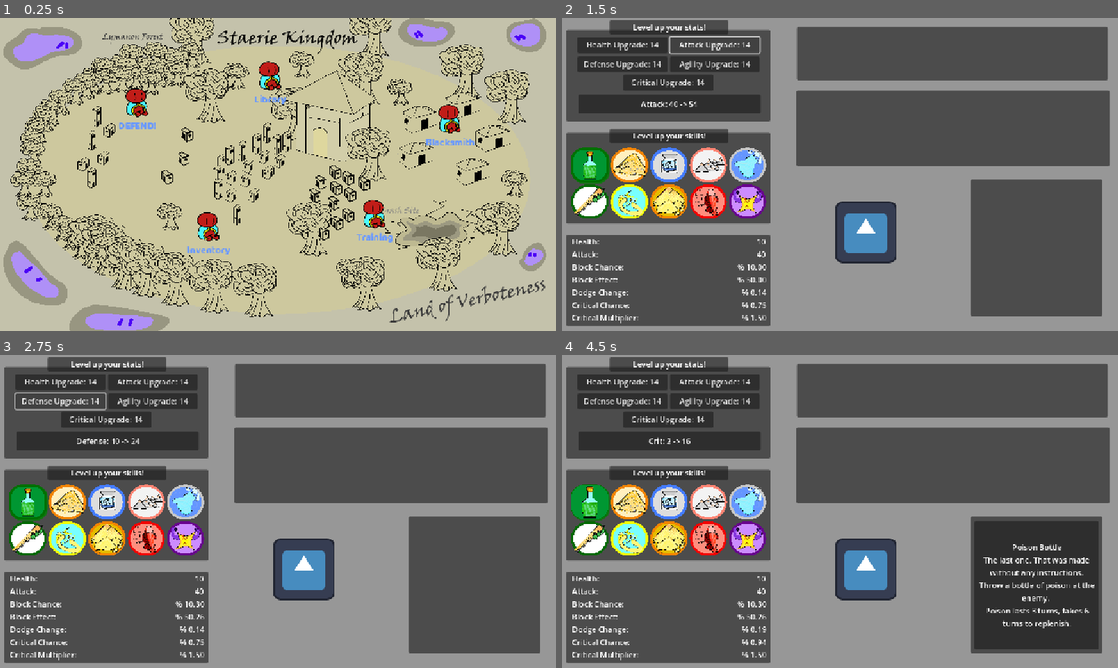
Above: before the commit, frames 1-4 (two rows, left to right).
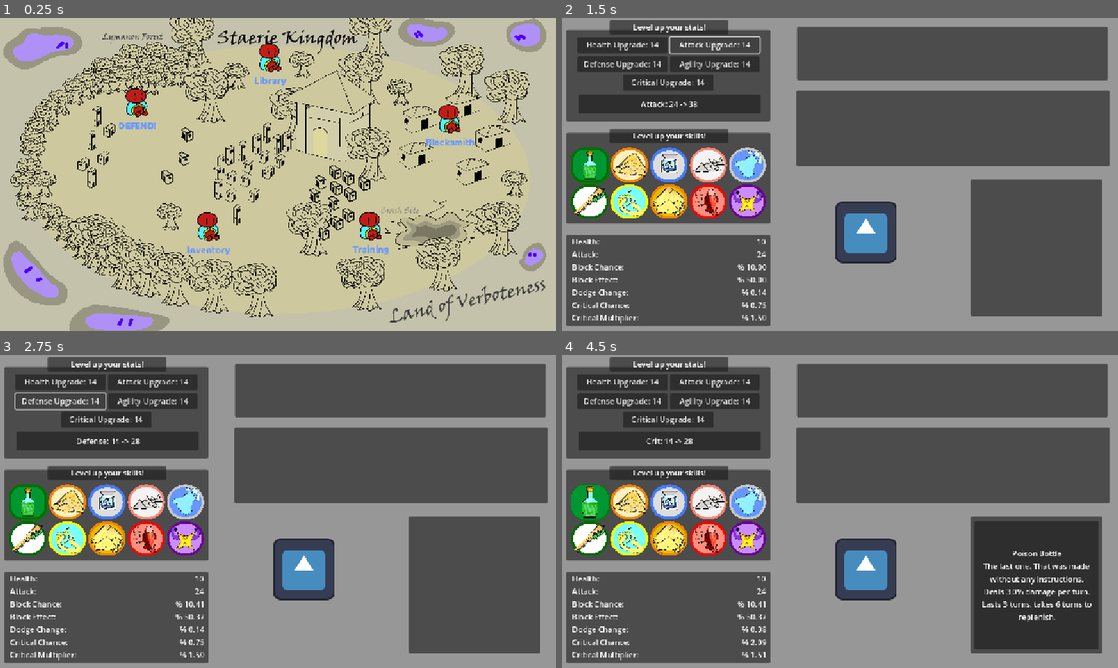
Above: after the commit, the same moments.

Repository: DaqCode/SliceOfThem
Game: Godot game, scene res://scenes/area/maps/map_direction.tscn
The game is run twice, just before and just after one commit, with the same random seed, the same clock (stepped at 60 frames per second) and the same inputs. The project has no main scene, so this scene is started directly. The engine's default icon, where the game draws it, is replaced by a stand-in: a white triangle on a blue panel in a dark square.
Inputs (mouse positions are in pixels of both pictures, inside the frame that each line leads up to):
- Up to frame 1 (0.25 s): no input
- Up to frame 2 (1.5 s): click "Inventory" at 0.5 s; click "Attack Upgrade: 14" at 1.25 s
- Up to frame 3 (2.75 s): click "Defense Upgrade: 14" at 2 s
- Up to frame 4 (4.5 s): click "Agility Upgrade: 14" at 2.75 s; click "Critical Upgrade: 14" at 3.5 s; click (589, 502) at 4.25 s

The runs differ from the first frame. In frame 1, 1.2% of the frame differs, in the area x 45-71%, y 8-76%; in frame 2, less than 0.1%; in frame 3, less than 0.1%; in frame 4, 1.9%, in the area x 15-96%, y 26-97%.

Commit message:
global skills inclued into the game

Diff:
--- /dev/null
+++ b/slice-of-them/global/globalSkills.gd
@@ -0,0 +1,260 @@
+extends Node
+
+signal skill_upgraded(skill_name: String, new_level: int)
+
+# Dictionary holding the current upgrade level (0 to 5) for each skill.
+var skills_upgrades = {
+	"Poison Bottle": 0,
+	"Dizzying Sand": 0,
+	"Bottle of Wind": 0,
+	"Box of spikes": 0,
+	"Glacior Smoke": 0,
+	"Cluster-Sharpener": 0,
+	"Lightning Smite": 0,
+	"Refill": 0,
+	"Fish": 0,
+	"Staerie smash": 0
+}
+
+# -------------------------------
+# Poison Bottle variables
+var poison_bottle_damage_percent = 2.0   # 2% damage per turn
+var poison_bottle_duration = 3             # lasts 3 turns
+var poison_bottle_replenish = 6            # takes 6 turns to replenish
+
+# -------------------------------
+# Dizzying Sand variables
+var dizzying_sand_duration = 1             # lasts 1 turn initially
+var dizzying_sand_damage_bonus = 25        # 25% more damage initially
+var dizzying_sand_replenish = 6            # takes 6 turns to replenish
+
+# -------------------------------
+# Bottle of Wind variables
+var bottle_of_wind_dodge_turns = 2          # dodge for 2 turns
+var bottle_of_wind_replenish = 9            # takes 9 turns to replenish
+var bottle_of_wind_stun_turns = 0           # initially no stun effect
+var bottle_of_wind_damage_multiplier = 1.0  # initially 1x damage multiplier
+
+# -------------------------------
+# Box of spikes variables
+var box_of_spikes_damage_recoil = 20       # enemy receives 20% of its damage
+var box_of_spikes_poison_chance = 0          # no chance to inflict poison initially
+var box_of_spikes_poison_damage = 0.0        # no poison damage initially
+
+# -------------------------------
+# Glacior Smoke variables
+var glacior_smoke_freeze_multiplier = 150    # 150% freeze multiplier
+var glacior_smoke_burn_percent = 10            # 10% burn damage
+
+# -------------------------------
+# Cluster-Sharpener variables
+var cluster_sharpener_duration = 5         # lasts 5 turns
+var cluster_sharpener_explode_chance = 75    # 75% chance to explode
+var cluster_sharpener_damage_multiplier = 1.5  # 1.5x damage multiplier
+var cluster_sharpener_replenish = 17         # takes 17 turns to replenish
+
+# -------------------------------
+# Lightning Smite variables
+var lightning_smite_stun_turns = 2          # stuns for 2 turns initially
+var lightning_smite_replenish = 17          # takes 17 turns to replenish
+var lightning_smite_damage_base = 10000     # base damage is 10,000
+
+# -------------------------------
+# Refill variables
+var refill_heal_range = Vector2(40, 60)       # heals between 40% and 60% of health
+
+# -------------------------------
+# Fish variables
+var fish_heal_percent = 80                   # heals 80% of health
+var fish_enemy_damage_factor = 0.0           # no enemy damage until upgrade 5
+
+# -------------------------------
+# Staerie smash variables
+var staerie_smash_unlocked = false           # locked until upgraded
+# -------------------------------
+
+func upgrade_skill(skill_name: String) -> void:
+    # Make sure the skill exists in our upgrade dictionary.
+    if not skills_upgrades.has(skill_name):
+        return
+    var level = skills_upgrades[skill_name]
+    if level >= 5:
+        print(skill_name, "is already max upgraded!")
+        return
+    level += 1
+    skills_upgrades[skill_name] = level
+    print(skill_name, "upgraded to level ", level)
+
+    match skill_name:
+        "Poison Bottle":
+            match level:
+                1:
+                    # Upgrade 1: 2% -> 3%
+                    poison_bottle_damage_percent = 3.0
+                2:
+                    # Upgrade 2: 3% -> 4% and lasts 4 turns.
+                    poison_bottle_damage_percent = 4.0
+                    poison_bottle_duration = 4
+                3:
+                    # Upgrade 3: 4% -> 4.5%
+                    poison_bottle_damage_percent = 4.5
+                4:
+                    # Upgrade 4: 4.5% -> 5%
+                    poison_bottle_damage_percent = 5.0
+                5:
+                    # Upgrade 5: 5% -> 7.5%, lasts 5 turns, takes 5 turns to replenish.
+                    poison_bottle_damage_percent = 7.5
+                    poison_bottle_duration = 5
+                    poison_bottle_replenish = 5
+
+        "Dizzying Sand":
+            match level:
+                1:
+                    # Upgrade 1: Lasts 1 turn -> 2 turns.
+                    dizzying_sand_duration = 2
+                2:
+                    # Upgrade 2: 25% more damage -> 35% more damage.
+                    dizzying_sand_damage_bonus = 35
+                3:
+                    # Upgrade 3: 35% -> 40%.
+                    dizzying_sand_damage_bonus = 40
+                4:
+                    # Upgrade 4: Lasts 2 turns -> 3 turns.
+                    dizzying_sand_duration = 3
+                5:
+                    # Upgrade 5: Lasts 3 turns -> 4 turns, and 40% -> 50% damage.
+                    dizzying_sand_duration = 4
+                    dizzying_sand_damage_bonus = 50
+
+        "Bottle of Wind":
+            match level:
+                1:
+                    # Upgrade 1: Dodge for 2 turns -> 3 turns.
+                    bottle_of_wind_dodge_turns = 3
+                2:
+                    # Upgrade 2: Replenish from 9 turns -> 8 turns.
+                    bottle_of_wind_replenish = 8
+                3:
+                    # Upgrade 3: Replenish from 8 turns -> 7 turns.
+                    bottle_of_wind_replenish = 7
+                4:
+                    # Upgrade 4: Dodge for 3 turns -> 4 turns.
+                    bottle_of_wind_dodge_turns = 4
+                5:
+                    # Upgrade 5: New buff—stuns enemy for 2 turns and deals 1.5× damage,
+                    # and also dodge increases from 4 turns -> 5 turns; replenish from 7 turns -> 6 turns.
+                    bottle_of_wind_dodge_turns = 5
+                    bottle_of_wind_replenish = 6
+                    bottle_of_wind_stun_turns = 2  # New effect (you can integrate this in combat logic)
+                    bottle_of_wind_damage_multiplier = 1.5
+
+        "Box of spikes":
+            match level:
+                1:
+                    # Upgrade 1: 20% -> 25% damage recoil.
+                    box_of_spikes_damage_recoil = 25
+                2:
+                    # Upgrade 2: 25% -> 27.5% damage recoil.
+                    box_of_spikes_damage_recoil = 27.5
+                3:
+                    # Upgrade 3: 27.5% -> 30% damage recoil.
+                    box_of_spikes_damage_recoil = 30
+                4:
+                    # Upgrade 4: Adds chance to inflict poison.
+                    # For example, 20% chance to poison, and poison deals 3.5% damage per turn.
+                    box_of_spikes_poison_chance = 20
+                    box_of_spikes_poison_damage = 3.5
+                5:
+                    # Upgrade 5: 30% -> 35% damage recoil.
+                    box_of_spikes_damage_recoil = 35
+
+        "Glacior Smoke":
+            match level:
+                1:
+                    # Upgrade 1: Freeze multiplier 150% -> 160%.
+                    glacior_smoke_freeze_multiplier = 160
+                2:
+                    # Upgrade 2: Freeze multiplier 160% -> 170%.
+                    glacior_smoke_freeze_multiplier = 170
+                3:
+                    # Upgrade 3: Burn: 10% -> 12.5%.
+                    glacior_smoke_burn_percent = 12.5
+                4:
+                    # Upgrade 4: Freeze multiplier 170% -> 180%.
+                    glacior_smoke_freeze_multiplier = 180
+                5:
+                    # Upgrade 5: Freeze multiplier 180% -> 200%, Burn: 12.5% -> 16%.
+                    glacior_smoke_freeze_multiplier = 200
+                    glacior_smoke_burn_percent = 16
+
+        "Cluster-Sharpener":
+            match level:
+                1:
+                    # Upgrade 1: Duration from 5 turns -> 6 turns.
+                    cluster_sharpener_duration = 6
+                2:
+                    # Upgrade 2: Explosion chance from 75% -> 80%.
+                    cluster_sharpener_explode_chance = 80
+                3:
+                    # Upgrade 3: Damage multiplier from 1.5x -> 1.65x.
+                    cluster_sharpener_damage_multiplier = 1.65
+                4:
+                    # Upgrade 4: Replenish time from 17 turns -> 15 turns.
+                    cluster_sharpener_replenish = 15
+                5:
+                    # Upgrade 5: Duration from 6 turns -> 7 turns,
+                    # Explosion chance from 80% -> 90%, damage multiplier from 1.65x -> 1.75x,
+                    # and replenish time from 15 turns -> 13 turns.
+                    cluster_sharpener_duration = 7
+                    cluster_sharpener_explode_chance = 90
+                    cluster_sharpener_damage_multiplier = 1.75
+                    cluster_sharpener_replenish = 13
+
+        "Lightning Smite":
+            match level:
+                1:
+                    # Upgrade 1: Stun for 2 turns -> 3 turns.
+                    lightning_smite_stun_turns = 3
+                2:
+                    # Upgrade 2: Replenish from 17 turns -> 16 turns.
+                    lightning_smite_replenish = 16
+                3:
+                    # Upgrade 3: Adjust base damage; for example, from 10000 damage to 1    5000 damage times a formula.
+                    lightning_smite_damage_base = 15000
+                4:
+                    # Upgrade 4: Replenish from 16 turns -> 15 turns.
+                    lightning_smite_replenish = 15
+                5:
+                    # Upgrade 5: Increase base damage from 15000 -> 20000 (or adjust formula accordingly)
+                    # and stun duration from 3 turns -> 4 turns.
+                    lightning_smite_damage_base = 20000
+                    lightning_smite_stun_turns = 4
+
+        "Refill":
+            match level:
+                1:
+                    refill_heal_range = Vector2(45, 60)
+                2:
+                    refill_heal_range = Vector2(50, 60)
+                3:
+                    refill_heal_range = Vector2(50, 70)
+                4:
+                    refill_heal_range = Vector2(55, 70)
+                5:
+                    refill_heal_range = Vector2(60, 70)
+
+        "Fish":
+            match level:
+                1, 2, 3, 4:
+                    # No upgrade effect until level 5.
+                    pass
+                5:
+                    # Upgrade 5: Heals 100% health and deals damage equal to half the enemy's max health.
+                    fish_heal_percent = 100
+                    fish_enemy_damage_factor = 0.5
+
+        "Staerie smash":
+            # Only one upgrade needed to unlock this skill.
+            if level == 1:
+                staerie_smash_unlocked = true
+    emit_signal("skill_upgraded", skill_name, level)
--- a/slice-of-them/main_character_stats.gd
+++ b/slice-of-them/main_character_stats.gd
@@ -4,70 +4,70 @@
 @onready var stat_change_numerical := $StatContainer/CharNumStats/NumberStats
 
 # Dictionary for the tooltips.
-# Check the docs for the upgrades!
 var skill_data = {
-	"Poison Bottle": {
-		"name": "Poison Bottle",
-		"description": "The last one. That was made without any instructions.",
-		"tooltip":"Throw a bottle of poison at the enemy. ",
-		"use": "Poison lasts 3 turns, takes 6 turns to replenish."
-	},
-	"Dizzying Sand": {
-		"name": "Dizzying Sand",
-		"description": "Kind of dry, but it got into your eyes before. Harvested in the wilds",
-		"tooltip":"Throw sand to blind the enemy. They take 25% more damage and miss their next attack",
-		"use": "Lasts 1 turn, takes 6 turns to replenish"
-	},
-	"Bottle of Wind": {
-		"name": "Bottle of Wind",
-		"description": "It's unknown how the stars got this wind inside the bottle. The bottle is cold.",
-		"tooltip":"Guaranteed to dodge for 2 turns.",
-		"use": "Takes 9 turns to replenish."
-	},
-	"Box of spikes": {
-		"name": "Box of spikes",
-		"description": "You want some of me? You're going to get some of you instead buster!",
-		"tooltip":"When the enemy attacks, they recieve 20% of the damage dealt.",
-		"use": "Permanent until end of combat. One-time use"
-	},
-	"Glacior Smoke": {
-		"name": "Glacior Smoke",
-		"description": "You know it's cold. Then why is it hot? Icy hot? Also whats a glacior?",
-		"tooltip":"Inflicts freeze and burn on the target.",
-		"use": "Freeze: 1 turn. Burn: Until death. One-time use."
-	},
-	"Cluster-Sharpener": {
-		"name": "Cluster-Sharpener",
-		"description":"What in the world were the inventors thinking when you could put a bomb on a stick!?",
-		"tooltip": "Next 5 attacks have a 75% chance to explode and deal 1.5 x damage.",
-		"use": "Lasts 5 turns. Takes 14 turns to replenish."
-	},
-	"Lightning Smite": {
-		# Stuns for 2 turns, takes 1.25 x damage
-		"name": "Lightning Smite",
-		"description": "BY THE GODS MIGHT is the last thing heard by the one that weilded this... object.",
-		"tooltip": "Smite the enemy through a lightning strike, stunning and damaging the enemy",
-		"use": "Takes 17 turns to replenish."
-	},
-	"Refill": {
-		"name": "Refill",
-		"description" : "You take a sip from your trusty Staerie created can of water.",
-		"tooltip" : "Heal between 40% - 60% of your health. Gain an attack boost for 5 turns",
-		"use": "Takes 18 turns to refill."
-	},
-	"Fish": {
-		"name": "FIFISH",
-		"description": "It always works. It always works. It always works.",
-		"tooltip": "Summons a giant fish that heals the player for 80% of their health.",
-		"use": "Takes 20 turns to replenish."
-	},
-	"Staerie smash": {
-		"name": "Staerie smash",
-		"description": "... Wait huh? You guys hear that? Oh dear god. HERE IT COMES! ",
-		"tooltip": "Insta-kills non-boss enemies. Also grants a random wish: heal 50%, refresh all cooldowns, or guarantee dodge for 4 turns.",
-		"use": "One-time use."
-	}
+    "Poison Bottle": {
+        "name": "Poison Bottle",
+        "description": "The last one. That was made without any instructions.",
+        "tooltip": "Deals 2.0% damage per turn.",
+        "use": "Lasts 3 turns, takes 6 turns to replenish."
+    },
+    "Dizzying Sand": {
+        "name": "Dizzying Sand",
+        "description": "Kind of dry, but it got into your eyes before. Harvested in the wilds.",
+        "tooltip": "Increases enemy damage taken by 25%.",
+        "use": "Lasts 1 turn, takes 6 turns to replenish."
+    },
+    "Bottle of Wind": {
+        "name": "Bottle of Wind",
+        "description": "It's unknown how the stars got this wind inside the bottle. The bottle is cold.",
+        "tooltip": "Guarantees dodge for 2 turns.",
+        "use": "Takes 9 turns to replenish."
+    },
+    "Box of spikes": {
+        "name": "Box of spikes",
+        "description": "You want some of me? You're going to get some of you instead, buster!",
+        "tooltip": "Enemy takes 20% of damage as recoil.",
+        "use": "Permanent until end of combat. One-time use."
+    },
+    "Glacior Smoke": {
+        "name": "Glacior Smoke",
+        "description": "You know it's cold. Then why is it hot? Icy hot? Also, what's a glacior?",
+        "tooltip": "Freeze multiplier: 150%, Burn: 5%.",
+        "use": "Freeze: 1 turn. Burn: Until death. One-time use."
+    },
+    "Cluster-Sharpener": {
+        "name": "Cluster-Sharpener",
+        "description": "What in the world were the inventors thinking when you could put a bomb on a stick!?",
+        "tooltip": "Next 5 attacks have 75% chance to explode for 1.5× damage.",
+        "use": "Lasts 5 turns. Takes 14 turns to replenish."
+    },
+    "Lightning Smite": {
+        "name": "Lightning Smite",
+        "description": "BY THE GODS MIGHT is the last thing heard by the one who wielded this object.",
+        "tooltip": "Deals 10000 base damage stunning for 2 turns.",
+        "use": "Takes 17 turns to replenish."
+    },
+    "Refill": {
+        "name": "Refill",
+        "description": "You take a sip from your trusty Staerie-created can of water (or pudding).",
+        "tooltip": "Heals between 40.0% and 60.0% of your health; grants an attack boost for 5 turns.",
+		#Heals 40%-60% of your health; grants an attack boost for 5 turns.
+        "use": "Takes 18 turns to refill."
+    },
+    "Fish": {
+        "name": "Fish",
+        "description": "It always works. It always works. It always works.",
+        "tooltip": "Summons a giant fish that heals for 80% of your health.",
+        "use": "Takes 20 turns to replenish."
+    },
+    "Staerie smash": {
+        "name": "Staerie smash",
+        "description": "… Wait, huh? You guys hear that? Oh dear god. HERE IT COMES!",
+        "tooltip": "Instakills non-boss enemies and grants a random wish.",
+        "use": "One-time use."
+    }
 }
+
 
 func _ready() -> void:
 	# Connect the global stats signal to update the UI automatically.
@@ -95,11 +95,10 @@
 		var skill_name = skills[node_name]
 		var btn = grid_container.get_node(node_name)
 		if btn:
-			# Connect mouse_entered, passing the skill name with bind.
+			# Connect mouse_entered and mouse_exited signals for tooltip display.
 			btn.connect("mouse_entered", Callable(self, "_on_skill_button_mouse_entered").bind(skill_name))
-			# Connect mouse_exited.
 			btn.connect("mouse_exited", Callable(self, "_on_skill_button_mouse_exited"))
-			# Connect pressed, passing the skill name.
+			# Connect the pressed signal for upgrading the skill.
 			btn.connect("pressed", Callable(self, "_on_skill_button_pressed").bind(skill_name))
 
 	# Hide the tooltip panel at startup.
@@ -108,44 +107,42 @@
 	_change_number_values()
 
 
-# Increase stats when pressed (example buttons)
+# -- UI for general stat upgrades (Health, Attack, etc.) --
 func _on_health_pressed() -> void:
 	GlobalPlayerStats.increase_health(14)
 	_on_health_mouse_entered()
 
 func _on_attack_pressed() -> void:
-	GlobalPlayerStats.increase_attack(30)
+	GlobalPlayerStats.increase_attack(14)
 	_on_attack_mouse_entered()
 
 func _on_agility_pressed() -> void:
-	GlobalPlayerStats.increase_agility(3)
+	GlobalPlayerStats.increase_agility(14)
 	_on_agility_mouse_entered()
 
 func _on_defense_pressed() -> void:
-	GlobalPlayerStats.increase_defense(10)
+	GlobalPlayerStats.increase_defense(14)
 	_on_defense_mouse_entered()
 
 func _on_crit_pressed() -> void:
-	GlobalPlayerStats.increase_crit(2)
+	GlobalPlayerStats.increase_crit(14)
 	_on_crit_mouse_entered()
 
-# Show the text below the buttons (when mouse enters)
 func _on_health_mouse_entered() -> void:
-	stat_change.text = "Health: %s" % GlobalPlayerStats.base_health + " -> %s" % (GlobalPlayerStats.base_health+14)
+	stat_change.text = "Health: %s -> %s" % [GlobalPlayerStats.base_health, GlobalPlayerStats.base_health+14]
 
 func _on_attack_mouse_entered() -> void:
-	stat_change.text = "Attack: %s" % GlobalPlayerStats.base_attack + " -> %s" % (GlobalPlayerStats.base_attack+14)
+	stat_change.text = "Attack: %s -> %s" % [GlobalPlayerStats.base_attack, GlobalPlayerStats.base_attack+14]
 
 func _on_agility_mouse_entered() -> void:
-	stat_change.text = "Agility: %s" % GlobalPlayerStats.agility_stat + " -> %s" % (GlobalPlayerStats.agility_stat+14)
+	stat_change.text = "Agility: %s -> %s" % [GlobalPlayerStats.agility_stat, GlobalPlayerStats.agility_stat+14]
 
 func _on_defense_mouse_entered() -> void:
-	stat_change.text = "Defense: %s" % GlobalPlayerStats.defense + " -> %s" % (GlobalPlayerStats.defense+14)
+	stat_change.text = "Defense: %s -> %s" % [GlobalPlayerStats.defense, GlobalPlayerStats.defense+14]
 
 func _on_crit_mouse_entered() -> void:
-	stat_change.text = "Crit: %s" % GlobalPlayerStats.crit_stat + " -> %s" % (GlobalPlayerStats.crit_stat+14)
-
-# Update the numerical stats display
+	stat_change.text = "Crit: %s -> %s" % [GlobalPlayerStats.crit_stat, GlobalPlayerStats.crit_stat+14]
+
 func _change_number_values() -> void:
 	stat_change_numerical.text = (
 		"%d\n%d\n%% %.2f\n%% %.2f\n%% %.2f\n%% %.2f\n%% %.2f" % [
@@ -159,11 +156,12 @@
 		]
 	)
 
+# -- Skill Tooltip Functions --
+
 func _on_skill_button_mouse_entered(skill_name: String) -> void:
-	# Check if the skill name is in the dictionary
+	# Show the tooltip for the skill.
 	if skill_data.has(skill_name):
 		var info = skill_data[skill_name]
-		# Build display text so each info stat appears on its own line:
 		var display_text = "%s\n%s\n%s\n%s" % [
 			info["name"],
 			info["description"],
@@ -176,10 +174,67 @@
 func _on_skill_button_mouse_exited() -> void:
 	$SkillTooltipPanel.visible = false
 
+# -- Skill Upgrade Function --
 func _on_skill_button_pressed(skill_upgrade_name: String) -> void:
-	print("Pressed: ", skill_upgrade_name)
-
-	match skill_upgrade_name:
-		_:
-			print("Unknown skill upgrade name: ", skill_upgrade_name)
-		pass
+	# Upgrade the skill in the global script.
+	GlobalPlayerSkills.upgrade_skill(skill_upgrade_name)
+
+	# Update the base dictionary for this skill with the new upgrade values.
+	if skill_data.has(skill_upgrade_name):
+		var info = skill_data[skill_upgrade_name]
+		match skill_upgrade_name:
+			"Poison Bottle":
+				info["tooltip"] = "Deals " + str(GlobalPlayerSkills.poison_bottle_damage_percent) + "% damage per turn."
+				info["use"] = "Lasts " + str(GlobalPlayerSkills.poison_bottle_duration) + " turns, takes " + str(GlobalPlayerSkills.poison_bottle_replenish) + " turns to replenish."
+			"Dizzying Sand":
+				info["tooltip"] = "Increases enemy damage taken by " + str(GlobalPlayerSkills.dizzying_sand_damage_bonus) + "%."
+				info["use"] = "Lasts " + str(GlobalPlayerSkills.dizzying_sand_duration) + " turn(s), takes " + str(GlobalPlayerSkills.dizzying_sand_replenish) + " turns to replenish."
+			"Bottle of Wind":
+				info["tooltip"] = "Guarantees dodge for " + str(GlobalPlayerSkills.bottle_of_wind_dodge_turns) + " turns."
+				info["use"] = "Takes " + str(GlobalPlayerSkills.bottle_of_wind_replenish) + " turns to replenish."
+			"Box of spikes":
+				info["tooltip"] = "Enemy takes " + str(GlobalPlayerSkills.box_of_spikes_damage_recoil) + "% of damage as recoil."
+				if GlobalPlayerSkills.box_of_spikes_poison_chance > 0:
+					info["tooltip"] += " Has a " + str(GlobalPlayerSkills.box_of_spikes_poison_chance) + "% chance to poison (" + str(GlobalPlayerSkills.box_of_spikes_poison_damage) + "% damage per turn)."
+				info["use"] = "Permanent until end of combat. One-time use."
+			"Glacior Smoke":
+				info["tooltip"] = "Freeze multiplier: " + str(GlobalPlayerSkills.glacior_smoke_freeze_multiplier) + "%, Burn: " + str(GlobalPlayerSkills.glacior_smoke_burn_percent) + "%."
+				info["use"] = "Freeze: 1 turn. Burn: Until death. One-time use."
+			"Cluster-Sharpener":
+				info["tooltip"] = "Next 5 attacks have " + str(GlobalPlayerSkills.cluster_sharpener_explode_chance) + "% chance to explode for " + str(GlobalPlayerSkills.cluster_sharpener_damage_multiplier) + "× damage."
+				info["use"] = "Lasts " + str(GlobalPlayerSkills.cluster_sharpener_duration) + " turns, takes " + str(GlobalPlayerSkills.cluster_sharpener_replenish) + " turns to replenish."
+			"Lightning Smite":
+				info["tooltip"] = "Deals " + str(GlobalPlayerSkills.lightning_smite_damage_base) + " base damage, stunning for " + str(GlobalPlayerSkills.lightning_smite_stun_turns) + " turn(s)."
+				info["use"] = "Takes " + str(GlobalPlayerSkills.lightning_smite_replenish) + " turns to replenish."
+			"Refill":
+				info["tooltip"] = "Heals between " + str(GlobalPlayerSkills.refill_heal_range.x) + "% and " + str(GlobalPlayerSkills.refill_heal_range.y) + "% of your health; grants an attack boost for 5 turns."
+				info["use"] = "Takes 18 turns to refill."
+			"Fish":
+				if GlobalPlayerSkills.skills_upgrades["Fish"] < 5:
+					info["tooltip"] = "Summons a giant fish that heals for 80% of your health."
+					info["use"] = "Takes 20 turns to replenish."
+				else:
+					info["tooltip"] = "Summons a giant fish that heals 100% of your health and deals damage equal to 50% of the enemy's max health."
+					info["use"] = "Takes 20 turns to replenish."
+			"Staerie smash":
+				if GlobalPlayerSkills.skills_upgrades["Staerie smash"] >= 1:
+					info["tooltip"] = "Instakills non-boss enemies and grants a random wish (heal 50%, refresh cooldowns, or guarantee dodge)."
+					info["use"] = "Unlocked."
+				else:
+					info["tooltip"] = "Locked."
+					info["use"] = ""
+			_:
+				# For skills with no extra logic, leave them unchanged.
+				pass
+
+		# Build the display text with each element on a new line.
+		var display_text = "%s\n%s\n%s\n%s" % [
+			info["name"],
+			info["description"],
+			info["tooltip"],
+			info["use"]
+		]
+		$SkillTooltipPanel/TooltipLabel.text = display_text
+		$SkillTooltipPanel.visible = true
+
+	print("Upgraded skill: ", skill_upgrade_name)
--- a/slice-of-them/project.godot
+++ b/slice-of-them/project.godot
@@ -17,6 +17,7 @@
 [autoload]
 
 GlobalPlayerStats="*res://global/globalStats.gd"
+GlobalPlayerSkills="*res://global/globalSkills.gd"
 
 [display]
 
--- a/slice-of-them/scenes/area/maps/map_direction.tscn
+++ b/slice-of-them/scenes/area/maps/map_direction.tscn
@@ -52,10 +52,10 @@
 
 [node name="Training" type="Button" parent="."]
 layout_mode = 0
-offset_left = 721.0
-offset_top = 372.0
-offset_right = 831.0
-offset_bottom = 470.0
+offset_left = 713.0
+offset_top = 397.0
+offset_right = 823.0
+offset_bottom = 495.0
 theme = ExtResource("2_h6iwt")
 text = "Training
 "
@@ -67,9 +67,9 @@
 [node name="Credits" type="Button" parent="."]
 layout_mode = 0
 offset_left = 505.0
-offset_top = 86.0
+offset_top = 48.0
 offset_right = 615.0
-offset_bottom = 184.0
+offset_bottom = 146.0
 theme = ExtResource("2_h6iwt")
 text = "Library"
 icon = ExtResource("2_gg2ru")
Not shown, added: slice-of-them/global/globalSkills.gd.uid
